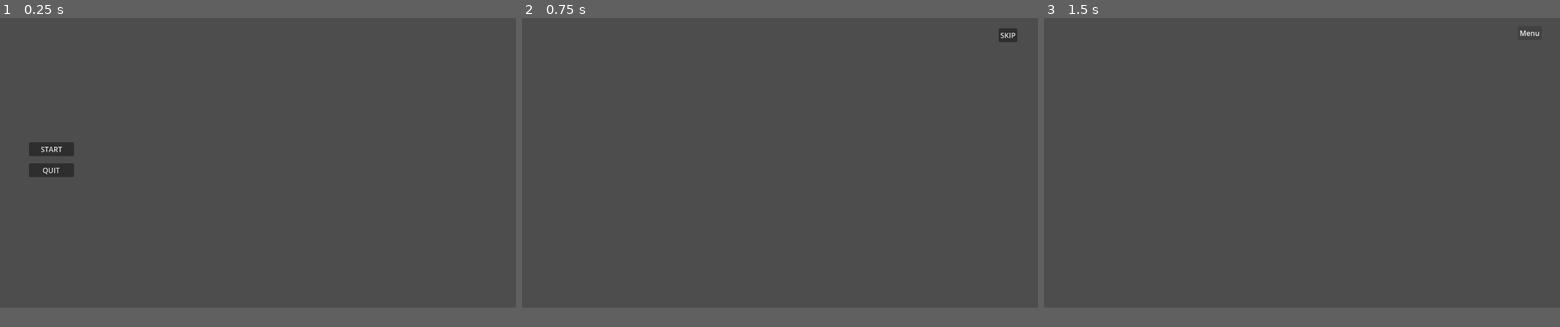
Above: before the commit, frames 1-3 (left to right).
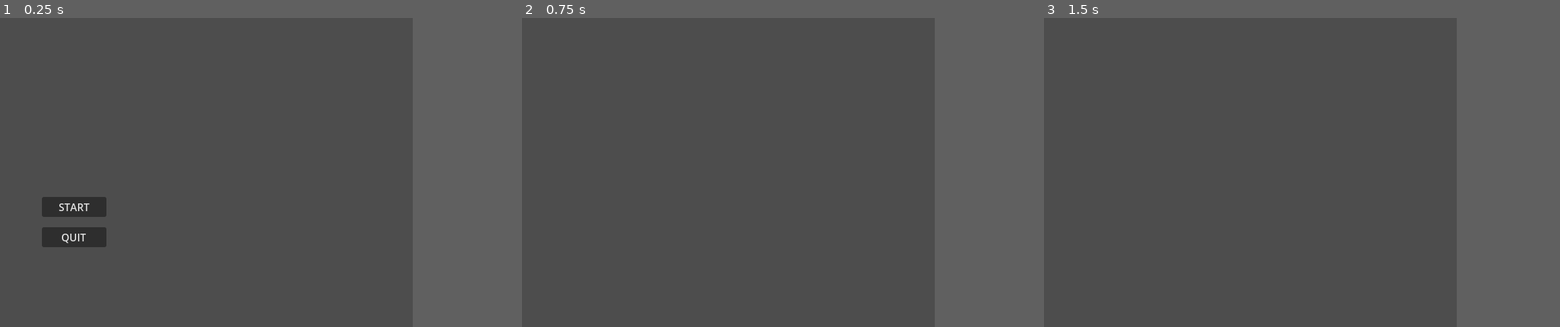
Above: after the commit, the same moments.

Repository: PH1LIPPUS/JoaoBorracha
Game: Godot game, scene res://Scene/main.tscn
The game is run twice, just before and just after one commit, with the same random seed, the same clock (stepped at 60 frames per second) and the same inputs.
Inputs (mouse positions are in pixels of both pictures, inside the frame that each line leads up to):
- Up to frame 1 (0.25 s): no input
- Up to frame 2 (0.75 s): click "START" at 0.5 s
- Up to frame 3 (1.5 s): click (1529, 36) at 1.25 s, where only the run before the commit has a clickable "SKIP"
The window is 800x450 before the commit and 640x480 after it. Grey fills any space a smaller window leaves; there, only what the larger window draws over its background counts as a difference.

The runs differ from the first frame. In frame 1, 2.3% of the frame differs, in the area x 5-21%, y 40-75%; in frame 2, 0.1%; in frame 3, less than 0.1%.

Commit message:
barra de vida player

Diff:
--- a/joão-borracha/Player/player.tscn
+++ b/joão-borracha/Player/player.tscn
@@ -1,221 +1,61 @@
-[gd_scene load_steps=57 format=3 uid="uid://b3koslma6spkr"]
+[gd_scene load_steps=17 format=3 uid="uid://b3koslma6spkr"]
 
 [ext_resource type="Texture2D" uid="uid://cqh4eska8r7iv" path="res://Player/Player Sprits/borracha.png" id="1_4flbx"]
 [ext_resource type="Script" uid="uid://tnje6u8fsn07" path="res://Player/player.gd" id="1_i3pqv"]
 [ext_resource type="Texture2D" uid="uid://cpjaoph37eqg1" path="res://Player/Player Sprits/mao.png" id="3_hqtel"]
-[ext_resource type="Texture2D" uid="uid://cvf7884o8320f" path="res://Player/Barra de vida/0.png" id="4_ghd3c"]
-[ext_resource type="Texture2D" uid="uid://dmthcy1e03ybw" path="res://Player/Barra de vida/1.png" id="5_tea4v"]
-[ext_resource type="Texture2D" uid="uid://csdjjxcyekv50" path="res://Player/Barra de vida/2.png" id="6_htm5v"]
-[ext_resource type="Texture2D" uid="uid://blva4waha2i88" path="res://Player/Barra de vida/3.png" id="7_k5lso"]
-[ext_resource type="Texture2D" uid="uid://u5vl8336evn3" path="res://Player/Barra de vida/4.png" id="8_rgyuq"]
-[ext_resource type="Texture2D" uid="uid://y784giww7ko5" path="res://Player/Barra de vida/5.png" id="9_pnkso"]
-[ext_resource type="Texture2D" uid="uid://cvw3qldhwg7qg" path="res://Player/Barra de vida/6.png" id="10_kdbu6"]
-[ext_resource type="Texture2D" uid="uid://flvtv8nfji8e" path="res://Player/Barra de vida/7.png" id="11_ktlni"]
-[ext_resource type="Texture2D" uid="uid://psov2h4sut0" path="res://Player/Barra de vida/8.png" id="12_knoy1"]
-[ext_resource type="Texture2D" uid="uid://cichlv0bgiii6" path="res://Player/Barra de vida/9.png" id="13_wxx1a"]
-[ext_resource type="Texture2D" uid="uid://bet5j173lwuc" path="res://Player/Barra de vida/10.png" id="14_6kee4"]
-[ext_resource type="Texture2D" uid="uid://d4gs75bpr07p0" path="res://Player/Barra de vida/11.png" id="15_yarqk"]
-[ext_resource type="Texture2D" uid="uid://dd7kb68050jdu" path="res://Player/Barra de vida/12.png" id="16_ns2jh"]
-[ext_resource type="Texture2D" uid="uid://b7441tsomtr1w" path="res://Player/Barra de vida/13.png" id="17_pwrp6"]
-[ext_resource type="Texture2D" uid="uid://dcc5tqyr7xn4g" path="res://Player/Barra de vida/14.png" id="18_qh5jn"]
-[ext_resource type="Texture2D" uid="uid://tjqg85ggjou4" path="res://Player/Barra de vida/15.png" id="19_b8amp"]
-[ext_resource type="Texture2D" uid="uid://d0l0ugpm8ry5" path="res://Player/Barra de vida/16.png" id="20_t6vuh"]
-[ext_resource type="Texture2D" uid="uid://cwflynq5n0t6x" path="res://Player/Barra de vida/17.png" id="21_sbtcc"]
-[ext_resource type="Texture2D" uid="uid://qe3u7n733ek5" path="res://Player/Barra de vida/18.png" id="22_t504k"]
-[ext_resource type="Texture2D" uid="uid://bsnwjj1aalqwc" path="res://Player/Barra de vida/19.png" id="23_kr18m"]
-[ext_resource type="Texture2D" uid="uid://p40bykxa76sg" path="res://Player/Barra de vida/20.png" id="24_1atlg"]
-[ext_resource type="Texture2D" uid="uid://bijmyikci55fe" path="res://Player/Barra de vida/21.png" id="25_6su7r"]
-[ext_resource type="Texture2D" uid="uid://dfd0fqiwb2kjh" path="res://Player/Barra de vida/22.png" id="26_vnrp7"]
-[ext_resource type="Texture2D" uid="uid://kcfj5dpgusfk" path="res://Player/Barra de vida/23.png" id="27_lpurb"]
-[ext_resource type="Texture2D" uid="uid://m62n62a1cmp3" path="res://Player/Barra de vida/24.png" id="28_1eljn"]
-[ext_resource type="Texture2D" uid="uid://djx8t3joily2m" path="res://Player/Barra de vida/25.png" id="29_ev65a"]
-[ext_resource type="Texture2D" uid="uid://fhubp7issshq" path="res://Player/Barra de vida/26.png" id="30_x6xum"]
-[ext_resource type="Texture2D" uid="uid://p8hcg063nl8o" path="res://Player/Barra de vida/27.png" id="31_348jt"]
-[ext_resource type="Texture2D" uid="uid://caqxhemgl0rd" path="res://Player/Barra de vida/28.png" id="32_arrae"]
-[ext_resource type="Texture2D" uid="uid://dlhe8fux34fua" path="res://Player/Barra de vida/29.png" id="33_mw4gm"]
-[ext_resource type="Texture2D" uid="uid://bwy4yanpki0aj" path="res://Player/Barra de vida/30.png" id="34_nu2a5"]
-[ext_resource type="Texture2D" uid="uid://cxhmj80agmgdf" path="res://Player/Barra de vida/31.png" id="35_1cvcb"]
-[ext_resource type="Texture2D" uid="uid://bc3rfe7bajjc4" path="res://Player/Barra de vida/32.png" id="36_e03cm"]
-[ext_resource type="Texture2D" uid="uid://mor764hbql47" path="res://Player/Barra de vida/33.png" id="37_f5mc5"]
-[ext_resource type="Texture2D" uid="uid://ddarft5kvn0d4" path="res://Player/Barra de vida/34.png" id="38_qwb36"]
-[ext_resource type="Texture2D" uid="uid://ifrs53uvf1fb" path="res://Player/Barra de vida/35.png" id="39_qdg3g"]
-[ext_resource type="Texture2D" uid="uid://w81yc7kr2m4f" path="res://Player/Barra de vida/36.png" id="40_4jv6s"]
-[ext_resource type="Texture2D" uid="uid://d28s5gdxrjhtc" path="res://Player/Barra de vida/37.png" id="41_1gokt"]
-[ext_resource type="Texture2D" uid="uid://dxnqu82aostme" path="res://Player/Barra de vida/38.png" id="42_w5rp0"]
-[ext_resource type="Texture2D" uid="uid://1so4fg2nnrts" path="res://Player/Barra de vida/39.png" id="43_ynv3r"]
-[ext_resource type="Texture2D" uid="uid://bwd4hopbkklxe" path="res://Player/Barra de vida/40.png" id="44_kq3jb"]
-[ext_resource type="Texture2D" uid="uid://b6n7llmd3tane" path="res://Player/Barra de vida/41.png" id="45_1pyop"]
-[ext_resource type="Texture2D" uid="uid://q20tf7o15ogr" path="res://Player/Barra de vida/42.png" id="46_ay0fi"]
-[ext_resource type="Texture2D" uid="uid://2yvt4tl736mh" path="res://Player/Barra de vida/43.png" id="47_hmxgd"]
-[ext_resource type="Texture2D" uid="uid://7mgqdg3813m8" path="res://Player/Barra de vida/44.png" id="48_cq5v8"]
-[ext_resource type="Texture2D" uid="uid://cqmxtnnmh0xut" path="res://Player/Barra de vida/45.png" id="49_fm5nm"]
-[ext_resource type="Texture2D" uid="uid://peti4ynrxp08" path="res://Player/Barra de vida/46.png" id="50_c4oyh"]
-[ext_resource type="Texture2D" uid="uid://bni087v6d2yra" path="res://Player/Barra de vida/47.png" id="51_p4dcl"]
-[ext_resource type="Texture2D" uid="uid://dx28yqbmna0ly" path="res://Player/Barra de vida/48.png" id="52_y7oqx"]
-[ext_resource type="Texture2D" uid="uid://dlmm2kp6tf76r" path="res://Player/Barra de vida/49.png" id="53_hd7b1"]
-[ext_resource type="Texture2D" uid="uid://iik8xikqsraj" path="res://Player/Barra de vida/50.png" id="54_6rexp"]
+[ext_resource type="Texture2D" uid="uid://cy4mjii2q1ntb" path="res://Player/Player Sprits/Barra de vida/barra de vida1.png" id="4_gu6f8"]
+[ext_resource type="Texture2D" uid="uid://bmfsmagwwfbf8" path="res://Player/Player Sprits/Barra de vida/barra de vida2.png" id="5_dkpta"]
+[ext_resource type="Texture2D" uid="uid://6ta8ognvvp2s" path="res://Player/Player Sprits/Barra de vida/barra de vida3.png" id="6_lfmf2"]
+[ext_resource type="Texture2D" uid="uid://cslj3yvfp14t4" path="res://Player/Player Sprits/Barra de vida/barra de vida4.png" id="7_pisgm"]
+[ext_resource type="Texture2D" uid="uid://c0xgyciqqep35" path="res://Player/Player Sprits/Barra de vida/barra de vida5.png" id="8_b1ygp"]
+[ext_resource type="Texture2D" uid="uid://ddqnkm0yfpxp8" path="res://Player/Player Sprits/Barra de vida/barra de vida6.png" id="9_o28un"]
+[ext_resource type="Texture2D" uid="uid://byxv075vnttfc" path="res://Player/Player Sprits/Barra de vida/barra de vida7.png" id="10_n471f"]
+[ext_resource type="Texture2D" uid="uid://ftw8snf7frmm" path="res://Player/Player Sprits/Barra de vida/barra de vida8.png" id="11_7emwf"]
+[ext_resource type="Texture2D" uid="uid://dn7ov4nn6c1yo" path="res://Player/Player Sprits/Barra de vida/barra de vida9.png" id="12_hshwv"]
+[ext_resource type="Texture2D" uid="uid://byr8v2dsu8xmi" path="res://Player/Player Sprits/Barra de vida/barra de vida10.png" id="13_gpjlu"]
+[ext_resource type="Texture2D" uid="uid://ccp8spg0q2fcf" path="res://Player/Player Sprits/Barra de vida/barra de vida11.png" id="14_8mwp6"]
 
 [sub_resource type="RectangleShape2D" id="RectangleShape2D_onrkg"]
 size = Vector2(21, 35)
 
-[sub_resource type="SpriteFrames" id="SpriteFrames_3tc2c"]
+[sub_resource type="SpriteFrames" id="SpriteFrames_gu6f8"]
 animations = [{
 "frames": [{
 "duration": 1.0,
-"texture": ExtResource("4_ghd3c")
+"texture": ExtResource("4_gu6f8")
 }, {
 "duration": 1.0,
-"texture": ExtResource("5_tea4v")
+"texture": ExtResource("5_dkpta")
 }, {
 "duration": 1.0,
-"texture": ExtResource("6_htm5v")
+"texture": ExtResource("6_lfmf2")
 }, {
 "duration": 1.0,
-"texture": ExtResource("7_k5lso")
+"texture": ExtResource("7_pisgm")
 }, {
 "duration": 1.0,
-"texture": ExtResource("8_rgyuq")
+"texture": ExtResource("8_b1ygp")
 }, {
 "duration": 1.0,
-"texture": ExtResource("9_pnkso")
+"texture": ExtResource("9_o28un")
 }, {
 "duration": 1.0,
-"texture": ExtResource("10_kdbu6")
+"texture": ExtResource("10_n471f")
 }, {
 "duration": 1.0,
-"texture": ExtResource("11_ktlni")
+"texture": ExtResource("11_7emwf")
 }, {
 "duration": 1.0,
-"texture": ExtResource("12_knoy1")
+"texture": ExtResource("12_hshwv")
 }, {
 "duration": 1.0,
-"texture": ExtResource("13_wxx1a")
+"texture": ExtResource("13_gpjlu")
 }, {
 "duration": 1.0,
-"texture": ExtResource("14_6kee4")
-}, {
-"duration": 1.0,
-"texture": ExtResource("15_yarqk")
-}, {
-"duration": 1.0,
-"texture": ExtResource("16_ns2jh")
-}, {
-"duration": 1.0,
-"texture": ExtResource("17_pwrp6")
-}, {
-"duration": 1.0,
-"texture": ExtResource("18_qh5jn")
-}, {
-"duration": 1.0,
-"texture": ExtResource("19_b8amp")
-}, {
-"duration": 1.0,
-"texture": ExtResource("20_t6vuh")
-}, {
-"duration": 1.0,
-"texture": ExtResource("21_sbtcc")
-}, {
-"duration": 1.0,
-"texture": ExtResource("22_t504k")
-}, {
-"duration": 1.0,
-"texture": ExtResource("23_kr18m")
-}, {
-"duration": 1.0,
-"texture": ExtResource("24_1atlg")
-}, {
-"duration": 1.0,
-"texture": ExtResource("25_6su7r")
-}, {
-"duration": 1.0,
-"texture": ExtResource("26_vnrp7")
-}, {
-"duration": 1.0,
-"texture": ExtResource("27_lpurb")
-}, {
-"duration": 1.0,
-"texture": ExtResource("28_1eljn")
-}, {
-"duration": 1.0,
-"texture": ExtResource("29_ev65a")
-}, {
-"duration": 1.0,
-"texture": ExtResource("30_x6xum")
-}, {
-"duration": 1.0,
-"texture": ExtResource("31_348jt")
-}, {
-"duration": 1.0,
-"texture": ExtResource("32_arrae")
-}, {
-"duration": 1.0,
-"texture": ExtResource("33_mw4gm")
-}, {
-"duration": 1.0,
-"texture": ExtResource("34_nu2a5")
-}, {
-"duration": 1.0,
-"texture": ExtResource("35_1cvcb")
-}, {
-"duration": 1.0,
-"texture": ExtResource("36_e03cm")
-}, {
-"duration": 1.0,
-"texture": ExtResource("37_f5mc5")
-}, {
-"duration": 1.0,
-"texture": ExtResource("38_qwb36")
-}, {
-"duration": 1.0,
-"texture": ExtResource("39_qdg3g")
-}, {
-"duration": 1.0,
-"texture": ExtResource("40_4jv6s")
-}, {
-"duration": 1.0,
-"texture": ExtResource("41_1gokt")
-}, {
-"duration": 1.0,
-"texture": ExtResource("42_w5rp0")
-}, {
-"duration": 1.0,
-"texture": ExtResource("43_ynv3r")
-}, {
-"duration": 1.0,
-"texture": ExtResource("44_kq3jb")
-}, {
-"duration": 1.0,
-"texture": ExtResource("45_1pyop")
-}, {
-"duration": 1.0,
-"texture": ExtResource("46_ay0fi")
-}, {
-"duration": 1.0,
-"texture": ExtResource("47_hmxgd")
-}, {
-"duration": 1.0,
-"texture": ExtResource("48_cq5v8")
-}, {
-"duration": 1.0,
-"texture": ExtResource("49_fm5nm")
-}, {
-"duration": 1.0,
-"texture": ExtResource("50_c4oyh")
-}, {
-"duration": 1.0,
-"texture": ExtResource("51_p4dcl")
-}, {
-"duration": 1.0,
-"texture": ExtResource("52_y7oqx")
-}, {
-"duration": 1.0,
-"texture": ExtResource("53_hd7b1")
-}, {
-"duration": 1.0,
-"texture": ExtResource("54_6rexp")
+"texture": ExtResource("14_8mwp6")
 }],
 "loop": true,
-"name": &"barra de vida",
+"name": &"Barra de vida",
 "speed": 5.0
 }]
 
@@ -241,11 +81,9 @@
 [node name="Barra de vida" type="CanvasLayer" parent="."]
 
 [node name="AnimatedSprite2D" type="AnimatedSprite2D" parent="Barra de vida"]
-position = Vector2(216.5, 32)
-scale = Vector2(3.9537, 5.6)
-sprite_frames = SubResource("SpriteFrames_3tc2c")
-animation = &"barra de vida"
-frame = 4
-frame_progress = 0.227885
+position = Vector2(148, 28)
+scale = Vector2(5, 5)
+sprite_frames = SubResource("SpriteFrames_gu6f8")
+animation = &"Barra de vida"
 
 [node name="Barra de Stamina" type="CanvasLayer" parent="."]
--- a/joão-borracha/node_2d.tscn
+++ b/joão-borracha/node_2d.tscn
@@ -13,12 +13,12 @@
 color = Color(0.485703, 0.485704, 0.485703, 1)
 
 [node name="Player" parent="." instance=ExtResource("1_wtcfe")]
-position = Vector2(225, 568)
+position = Vector2(72, 411)
 scale = Vector2(4, 4)
 
 [node name="StaticBody2D" type="StaticBody2D" parent="."]
 position = Vector2(556, 555)
 
 [node name="CollisionShape2D2" type="CollisionShape2D" parent="StaticBody2D"]
-position = Vector2(26, 100)
+position = Vector2(42, -48)
 shape = SubResource("RectangleShape2D_0e48y")
--- a/joão-borracha/project.godot
+++ b/joão-borracha/project.godot
@@ -16,6 +16,8 @@
 
 [display]
 
+window/size/viewport_width=640
+window/size/viewport_height=480
 window/size/mode=3
 window/stretch/mode="viewport"
 
@@ -54,3 +56,10 @@
 "events": [Object(InputEventKey,"resource_local_to_scene":false,"resource_name":"","device":-1,"window_id":0,"alt_press …(195 unchanged characters)…
 ]
 }
+
+[rendering]
+
+textures/canvas_textures/default_texture_filter=0
+textures/canvas_textures/default_texture_repeat=1
+textures/size/viewport_height=648
+textures/size/viewport_width=1152
Renamed: joão-borracha/Player/Player Sprits/barra de vida1.png -> joão-borracha/Player/Player Sprits/Barra de vida/barra de vida1.png
Not shown, added: joão-borracha/Player/Player Sprits/Barra de vida/barra de vida1.png.import
Renamed: joão-borracha/Player/Player Sprits/barra de vida10.png -> joão-borracha/Player/Player Sprits/Barra de vida/barra de vida10.png
Not shown, added: joão-borracha/Player/Player Sprits/Barra de vida/barra de vida10.png.import
Renamed: joão-borracha/Player/Player Sprits/barra de vida11.png -> joão-borracha/Player/Player Sprits/Barra de vida/barra de vida11.png
Not shown, added: joão-borracha/Player/Player Sprits/Barra de vida/barra de vida11.png.import
Renamed: joão-borracha/Player/Player Sprits/barra de vida2.png -> joão-borracha/Player/Player Sprits/Barra de vida/barra de vida2.png
Not shown, added: joão-borracha/Player/Player Sprits/Barra de vida/barra de vida2.png.import
Renamed: joão-borracha/Player/Player Sprits/barra de vida3.png -> joão-borracha/Player/Player Sprits/Barra de vida/barra de vida3.png
Not shown, added: joão-borracha/Player/Player Sprits/Barra de vida/barra de vida3.png.import
Renamed: joão-borracha/Player/Player Sprits/barra de vida4.png -> joão-borracha/Player/Player Sprits/Barra de vida/barra de vida4.png
Not shown, added: joão-borracha/Player/Player Sprits/Barra de vida/barra de vida4.png.import
(and 10 more such lines)
